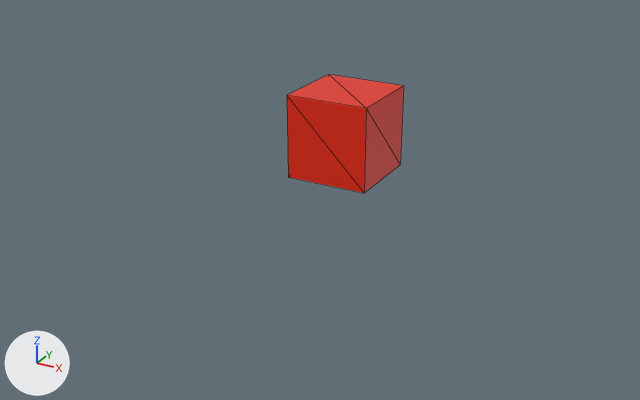
Renders of the glTF model Tools/Reload.Editor/Assets/Models/RedCube.gltf from each side of a commit.
The view is the same before and after, from a 50 mm camera at (9.03, -17.68, 6.93) aimed at (-0.22, -0.86, -1.48). The lights are fixed; the arrows at lower left show +X, +Y and +Z. Mesh edges are drawn as thin lines. Where no turn or scale is listed for an object, it has been applied to the vertices.
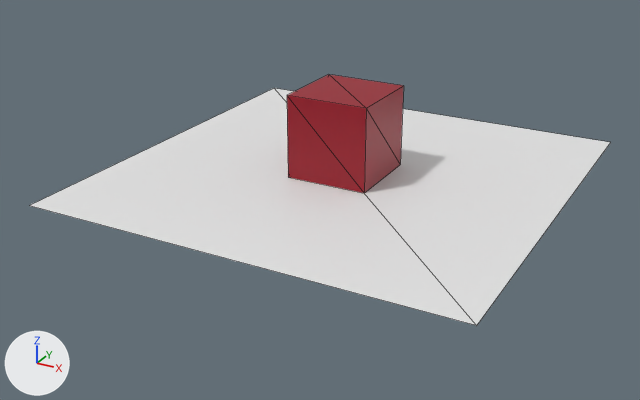
The newer file is also turned or shifted as a whole; pictures and numbers use the older file's frame.

Where the change shows, as pixel boxes (x1, y1, x2, y2) in the pictures (640 x 400 px):
'Plane', added
    after: (29, 88, 611, 326)
'Cube', recoloured
    both: (287, 75, 404, 193)

What changed in the scene script:
```text
Change mat_material:
    mat_material.base_color: (0.8, 0.0188, 0.0) -> (0.319, 0.0, 0.0136)  # red #e72500 -> red #99001f
Add me_plane:
    me_plane.from_pydata([(5.15, -5.15, 0.0), (5.15, 5.15, 0.0), (-5.15, 5.15, 0.0), (-5.15, -5.15, 0.0)], [], [(0, 1, 2), (0, 2, 3)])
Add ob_plane:
    ob_plane = bpy.data.objects.new('Plane', me_plane)
    ob_plane.location = (0.0, 0.0, -1.01)
```
